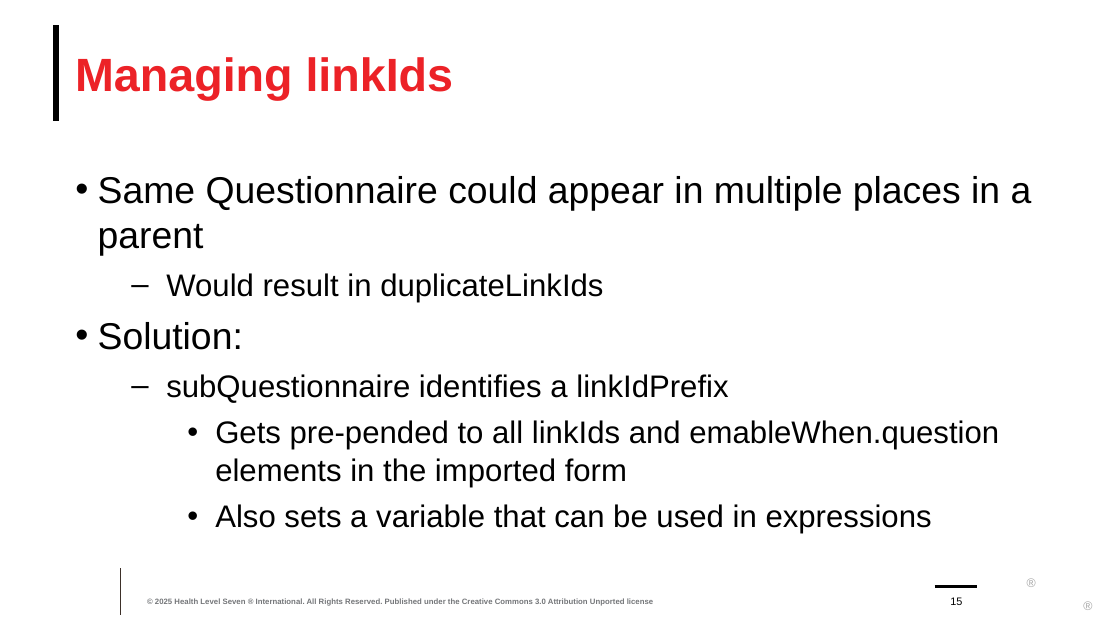
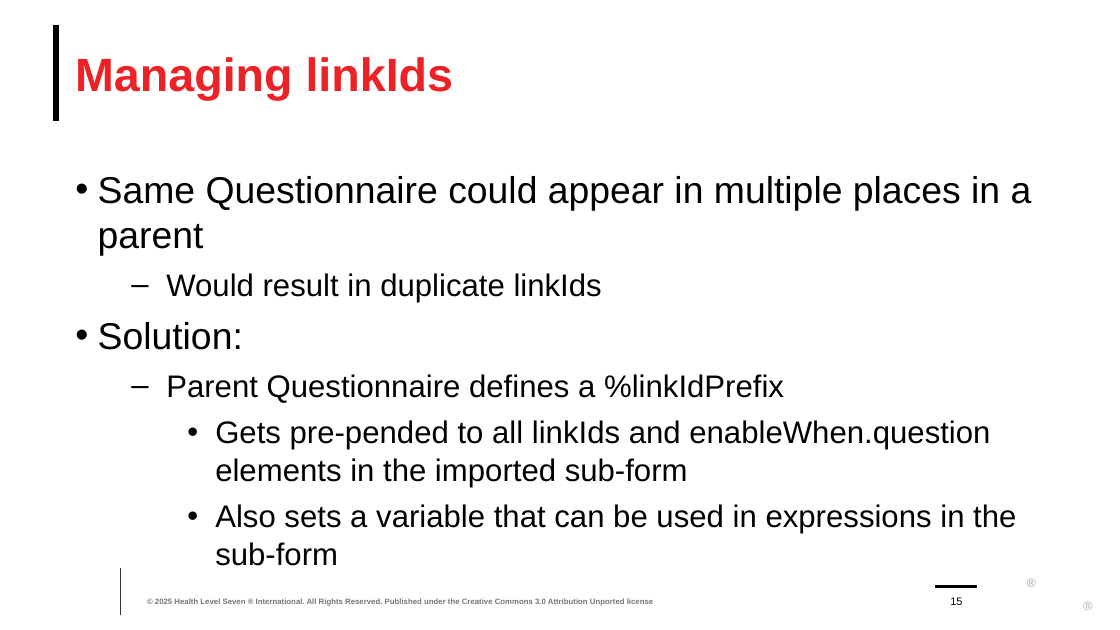
Before and after one commit to FHIR/documents, a slide deck: slide 15 of presentations/sdc/8-SDC-Modular-and-Derived-Forms.pptx. Drawn at 1120x630 pixels with LibreOffice and Linux fonts; fonts in the diff are those of the drawing; background and template pictures are left out. Boxes give left, top, right and bottom in pixels: in the first picture for what was removed or moved away, otherwise in the second. Text is boxed around its words. In the diff, an @@ line names an element or a change of style, - is before the commit and + after.

```diff
--- a/presentations/sdc/8-SDC-Modular-and-Derived-Forms.pptx
+++ b/presentations/sdc/8-SDC-Modular-and-Derived-Forms.pptx
@@ text at [166,273,602,302]: text changed @@
-  – Would result in duplicateLinkIds
+  – Would result in duplicate linkIds
@@ text at [166,374,1016,534]: text changed @@
-  – subQuestionnaire identifies a linkIdPrefix
-    • Gets pre-pended to all linkIds and emableWhen.question elements in the imported form
-    • Also sets a variable that can be used in expressions
+  – Parent Questionnaire defines a %linkIdPrefix
+    • Gets pre-pended to all linkIds and enableWhen.question elements in the imported sub-form
+    • Also sets a variable that can be used in expressions in the sub-form
```
Also in this commit, not shown: 10 other slides changed, 4 other files.
